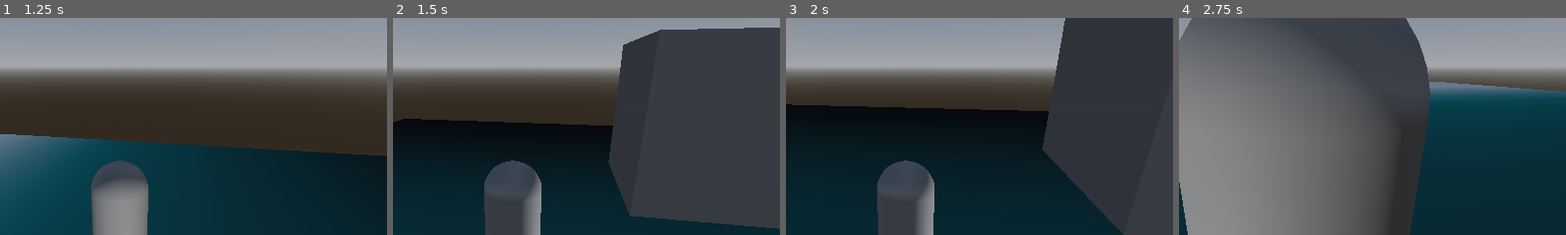
Above: before the commit, frames 1-4 (left to right).
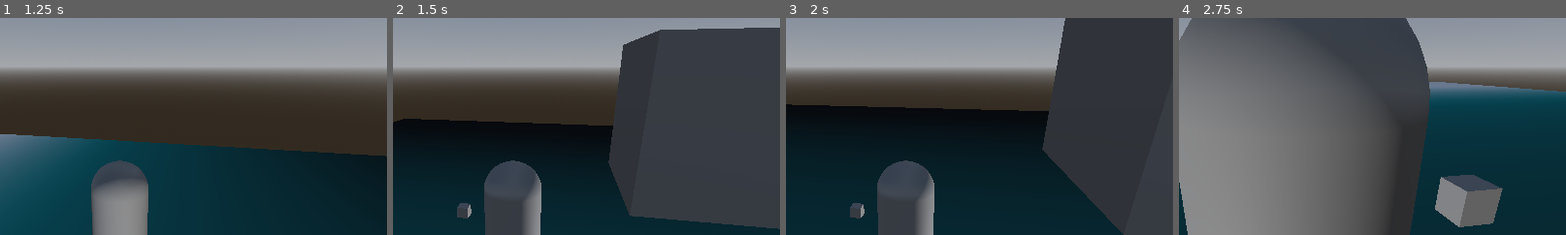
Above: after the commit, the same moments.

Repository: appellatebaton0/wild-jam-90
Game: Godot game, scene res://Scenes/Main.tscn
Same seed, same stepped clock (60 frames per second), same inputs: the game is played once before the commit and once after it.
Inputs (mouse positions are % of the whole screen's width and height, from its top left):
- Up to frame 1 (1.25 s): tap Enter at 0.5 s; move the mouse to (45, 70) at 0.52 s; hold W (Forwards) from 0.53 s (still down); tap Space (Jump) at 0.77 s
- Up to frame 2 (1.5 s): keep holding W (Forwards); move the mouse to (80, 65) at 1.27 s
- Up to frame 3 (2 s): keep holding W (Forwards); tap Space (Jump) at 1.52 s
- Up to frame 4 (2.75 s): move the mouse to (20, 35) at 2.02 s; release W (Forwards) at 2.03 s; hold A (Left) from 2.03 s (still down)
The pictures show only the part of the screen within x 35-84%, y 14-64%; the shares and areas given below are measured in that part.

Frame 1 is identical in both runs. In frame 2, 0.2% of the frame differs, in the area x 16-21%, y 85-93%; in frame 3, 0.2%; in frame 4, 3.3%, in the area x 66-84%, y 72-97%.

Commit message:
v1.2 - Setup for Looking
Started doing some setup for looking - renamed a couple misnamed scripts. Nothing much.

Diff:
--- a/Scenes/Player.tscn
+++ b/Scenes/Player.tscn
@@ -10,10 +10,16 @@
 [ext_resource type="Script" uid="uid://vjcrkxkgf2f2" path="res://Scripts/Bits/CameraFloat.gd" id="7_bhhdu"]
 [ext_resource type="Script" uid="uid://b1o48vkwquyxs" path="res://Scripts/Values/Node/ManualNode.gd" id="7_miouo"]
 [ext_resource type="Script" uid="uid://ijkm2f1r0gk7" path="res://Scripts/Values/Bool/Input.gd" id="7_yoq75"]
+[ext_resource type="Script" uid="uid://cg7bjyxfxe0nm" path="res://Scripts/Bits/Look.gd" id="8_ksbbd"]
+[ext_resource type="Script" uid="uid://csvui0hqxjew2" path="res://Scripts/Values/Vector/Vector3/OperationVec3.gd" id="10_miouo"]
+[ext_resource type="Script" uid="uid://du30q5xpyllbv" path="res://Scripts/Values/Vector/Vector3/PositionVec3.gd" id="11_o3h8g"]
 
 [sub_resource type="CapsuleShape3D" id="CapsuleShape3D_r150o"]
 
 [sub_resource type="CapsuleMesh" id="CapsuleMesh_r150o"]
+
+[sub_resource type="BoxMesh" id="BoxMesh_yoq75"]
+size = Vector3(0.2, 0.2, 0.2)
 
 [node name="Player" type="Node3D" unique_id=623680313]
 script = ExtResource("1_52ee3")
@@ -28,6 +34,10 @@
 [node name="MeshInstance3D" type="MeshInstance3D" parent="CharacterBody3D" unique_id=1061541379]
 mesh = SubResource("CapsuleMesh_r150o")
 
+[node name="MeshInstance3D" type="MeshInstance3D" parent="CharacterBody3D/MeshInstance3D" unique_id=354130139]
+transform = Transform3D(1, 0, 0, 0, 1, 0, 0, 0, 1, 0, 0, -0.9155288)
+mesh = SubResource("BoxMesh_yoq75")
+
 [node name="WallJump" type="Node" parent="CharacterBody3D" unique_id=609956102]
 script = ExtResource("4_yoq75")
 exclusive = false
@@ -38,8 +48,9 @@
 exclusive = false
 metadata/_custom_type_script = "uid://ctf2a2d7waikj"
 
-[node name="SprintSwitch" type="Node" parent="CharacterBody3D" unique_id=737779812 node_paths=PackedStringArray("true_bit", "false_bit")]
+[node name="SprintSwitch" type="Node" parent="CharacterBody3D" unique_id=737779812 node_paths=PackedStringArray("condition", "true_bit", "false_bit")]
 script = ExtResource("5_megsn")
+condition = NodePath("InputValue")
 true_bit = NodePath("Run")
 false_bit = NodePath("Walk")
 exclusive = false
@@ -57,6 +68,28 @@
 script = ExtResource("7_yoq75")
 input_name = &"Sprint"
 metadata/_custom_type_script = "uid://ijkm2f1r0gk7"
+
+[node name="Look" type="Node" parent="CharacterBody3D" unique_id=1387901994]
+script = ExtResource("8_ksbbd")
+metadata/_custom_type_script = "uid://cg7bjyxfxe0nm"
+
+[node name="From" type="Node" parent="CharacterBody3D/Look" unique_id=1901837766 node_paths=PackedStringArray("response")]
+script = ExtResource("7_miouo")
+response = NodePath("../..")
+metadata/_custom_type_script = "uid://b1o48vkwquyxs"
+
+[node name="OperationVector3" type="Node" parent="CharacterBody3D/Look" unique_id=751295854]
+script = ExtResource("10_miouo")
+metadata/_custom_type_script = "uid://csvui0hqxjew2"
+
+[node name="PositionVector3" type="Node" parent="CharacterBody3D/Look/OperationVector3" unique_id=1448033165]
+script = ExtResource("11_o3h8g")
+metadata/_custom_type_script = "uid://du30q5xpyllbv"
+
+[node name="ManualNode" type="Node" parent="CharacterBody3D/Look/OperationVector3/PositionVector3" unique_id=27052525 node_paths=PackedStringArray("response")]
+script = ExtResource("7_miouo")
+response = NodePath("../../../..")
+metadata/_custom_type_script = "uid://b1o48vkwquyxs"
 
 [node name="CameraPivot" type="Node3D" parent="." unique_id=330284818]
 
--- a/Scripts/Bits/Look.gd
+++ b/Scripts/Bits/Look.gd
@@ -5,7 +5,7 @@
 @export var from:NodeValue
 
 ## The node to make it look at.
-@export var to:NodeValue
+@export var to:Vector3Value
 
 ## The speed with which to turn to look at the player, in degrees per second.
 @export var turn_speed := 0.0
@@ -26,41 +26,22 @@
 
 func _ready() -> void:
 	for child in get_children():
-		if child is NodeValue:
-			if from == null:
-				from = child
-			elif to == null:
-				to = child
+		if child is NodeValue and from == null: from = child
+		if child is Vector3Value and to == null: to = child
 
 func _process(delta: float) -> void:
 	if from != null and to != null:
 		var f_node = from.value()
-		var t_node = to.value()
+		var t_pos = to.value()
 
-		if f_node is Node2D:
-			if t_node is Node2D:
-				var regular_rotation = f_node.rotation
-
-				f_node.look_at(t_node.global_position)
-
-				var look_rotation = f_node.rotation
-
-				## Apply the necessary rotations
-				var real_rotation = regular_rotation
-				if look_x:
-					real_rotation.x = look_rotation.x
-				if look_y:
-					real_rotation.y = look_rotation.y
-
-				f_node.rotation = real_rotation
-		elif f_node is Node3D:
-			if t_node is Node3D:
+		if f_node is Node3D:
+			if t_pos is Vector3:
 				# Get the starting rotation
 				var regular_rotation = f_node.rotation
 
 				# Get the desired ending rotation
-				if not f_node.global_position.cross(t_node.global_position).is_zero_approx():
-					f_node.look_at(t_node.global_position)
+				if not f_node.global_position.cross(t_pos).is_zero_approx():
+					f_node.look_at(t_pos)
 				var look_rotation = f_node.rotation
 				f_node.rotation = regular_rotation
 
--- /dev/null
+++ b/Scripts/Values/Vector/Vector3/OperationVec3.gd
@@ -0,0 +1,39 @@
+class_name OperationVector3 extends Vector3Value
+## Returns the result of an operation between two Vector3Values
+
+## The first value in the operation.
+@export var value_a:Vector3Value
+## The second value in the operation
+@export var value_b:Vector3Value
+
+enum operations{
+	ADD, ## Adds the values together.
+	SUBTRACT, ## Subtracts b from a.
+	DIVIDE, ## Divides a by b.
+	MULTIPLY, ## Multiplies the values by each other.
+}
+@export var operation := operations.ADD
+
+func _ready() -> void:
+	for child in get_children():
+		if child is Vector3Value:
+			if value_a == null:
+				value_a = child
+			elif value_b == null:
+				value_b = child
+
+func value() -> Vector3:
+	if value_a != null and value_b != null:
+		var a := value_a.value()
+		var b := value_b.value()
+
+		match operation:
+			operations.ADD:
+				return a + b
+			operations.SUBTRACT:
+				return a - b
+			operations.DIVIDE:
+				return a / b
+			operations.MULTIPLY:
+				return a * b
+	return Vector3.ZERO
--- a/Scripts/Values/Vector/Vector3/PositionVec2.gd
+++ b/Scripts/Values/Vector/Vector3/PositionVec3.gd
@@ -9,7 +9,7 @@
 
 func _ready() -> void:
 	var me = self
-	if me is Node3D:
+	if me is Node2D:
 		real_node = me
 
 	if node == null:
Renamed: Scripts/Values/Vector/Vector2/OperationlVec2.gd -> Scripts/Values/Vector/Vector2/OperationVec2.gd
Renamed: Scripts/Values/Vector/Vector2/OperationlVec2.gd.uid -> Scripts/Values/Vector/Vector2/OperationVec2.gd.uid
Renamed: Scripts/Values/Vector/Vector2/PositionlVec2.gd -> Scripts/Values/Vector/Vector2/PositionVec2.gd
Renamed: Scripts/Values/Vector/Vector2/PositionlVec2.gd.uid -> Scripts/Values/Vector/Vector2/PositionVec2.gd.uid
Renamed: Scripts/Values/Vector/Vector2/RectlVec2.gd -> Scripts/Values/Vector/Vector2/RectVec2.gd
Renamed: Scripts/Values/Vector/Vector2/RectlVec2.gd.uid -> Scripts/Values/Vector/Vector2/RectVec2.gd.uid
Not shown, added: Scripts/Values/Vector/Vector3/OperationVec3.gd.uid
Not shown, added: Scripts/Values/Vector/Vector3/PositionVec3.gd.uid
